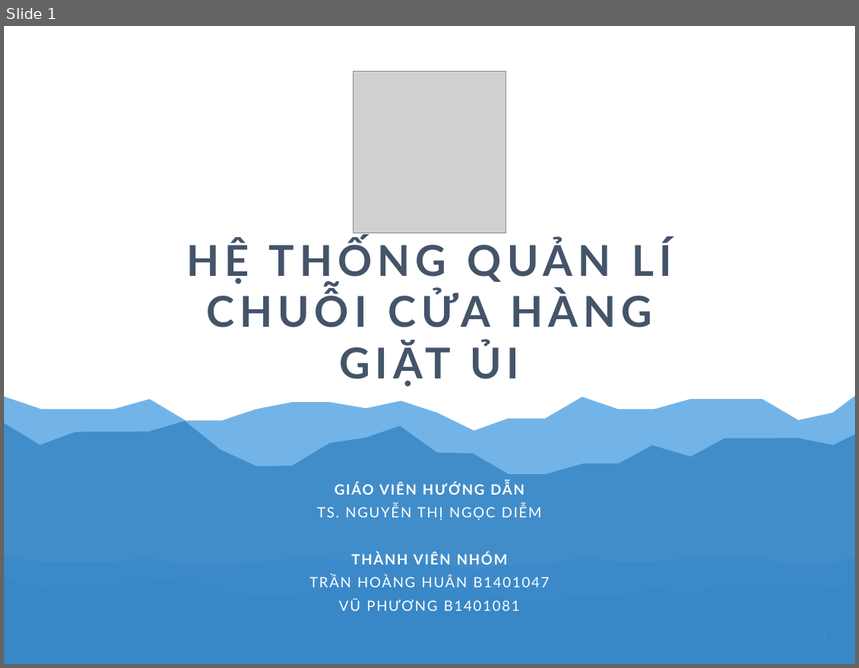
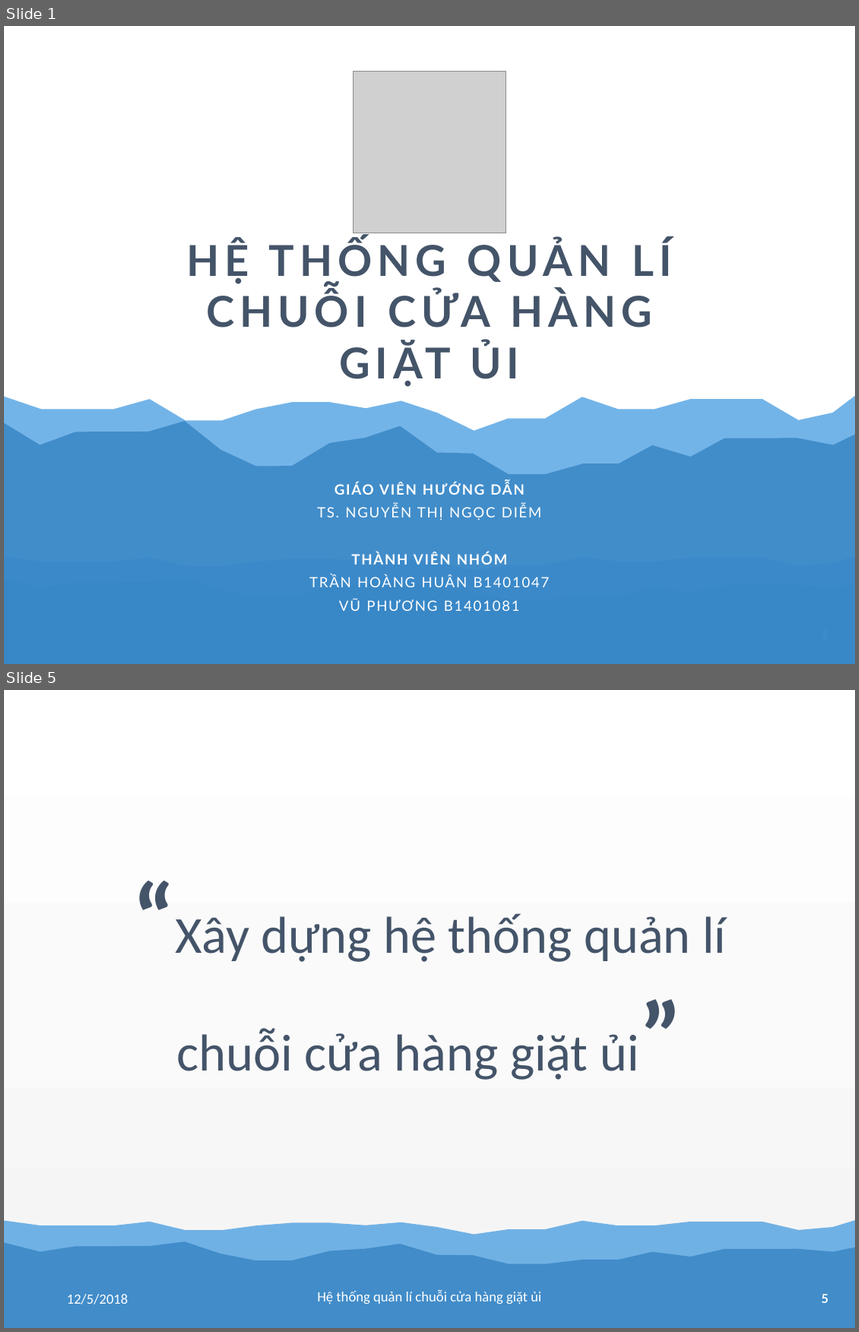
Before and after one commit to tranhoanghuan/Lu-n-v-n, a slide deck: baoCao/bao_cao.pptx. Shown one above the other, each under a label of ours: slide 1 before the commit, slides 1 and 5 after it; the slides between them are not shown. The pictures are 859x668 and 859x1332 pixels, drawn with LibreOffice and Linux fonts; fonts in the diff are those of the drawing; grey boxes stand for pictures. Boxes give left, top, right and bottom in pixels: in the first picture for what was removed or moved away, otherwise in the second. Text is boxed around its words. In the diff, an @@ line names an element or a change of style, - is before the commit and + after.

```diff
--- a/baoCao/bao_cao.pptx
+++ b/baoCao/bao_cao.pptx
@@ slide 5 added at [4, 690, 855, 1328], background gradient #FFFFFF to #FBFBFB to #F2F2F2; not listed: 2 template elements that a slide beside it also shows @@
@@ text added at [175, 913, 726, 1080], 88 pt, text #445469 @@
+“Xây dựng hệ thống quản lí chuỗi cửa hàng giặt ủi”
@@ text added at [67, 1294, 129, 1305], 24 pt, text #FFFFFF @@
+12/5/2018
@@ text added at [317, 1290, 541, 1304], 24 pt, text #FFFFFF @@
+Hệ thống quản lí chuỗi cửa hàng giặt ủi
@@ page number added at [822, 1294, 829, 1303], 21 pt, text #FFFFFF, bold @@
+5
```
Also in this commit, not shown: 16 slides changed, 5 other slides added.
